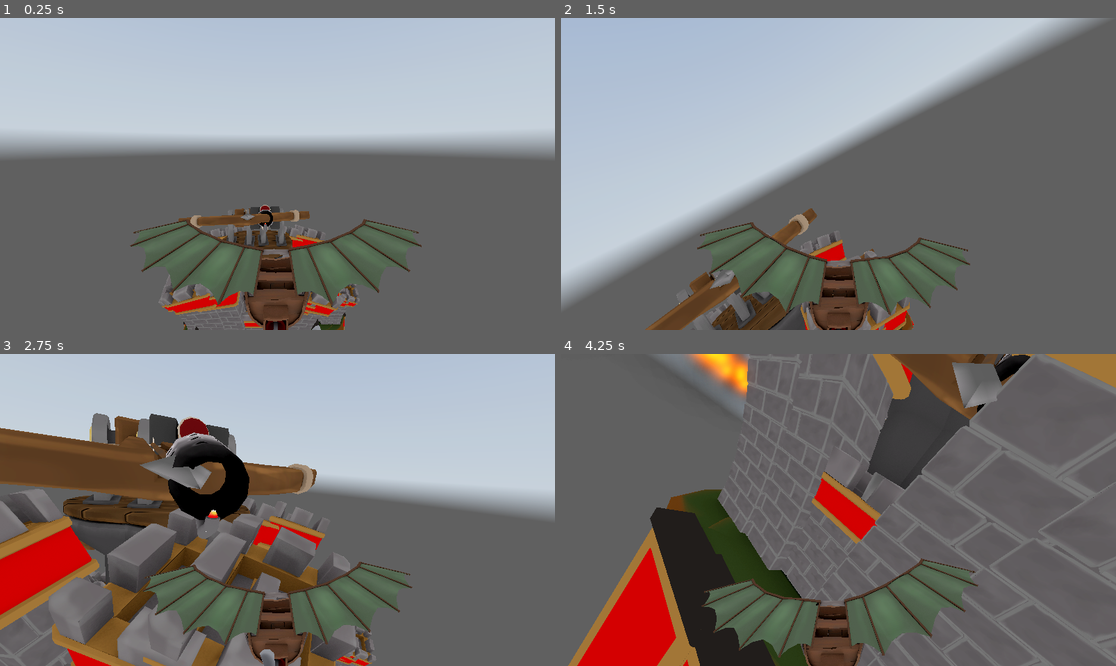
Above: before the commit, frames 1-4 (two rows, left to right).
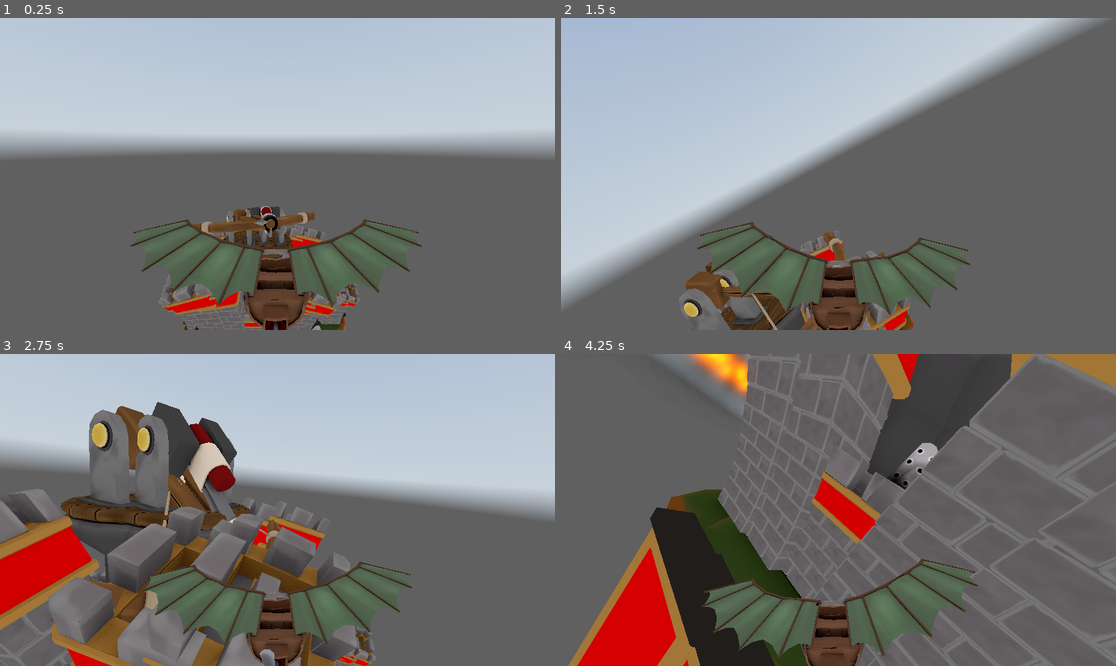
Above: after the commit, the same moments.

Repository: SimDubz/godot_gamejam_01
Game: Godot game, scene res://scenes/playground.tscn
Two runs of this game, one before a commit and one after it. Both use one fixed random seed, a clock stepped at 60 frames per second and the inputs below. This scene is started directly instead of the project's main scene. A sky picture missing from this copy of the repository is replaced by a grey-blue gradient.
Inputs (mouse positions are in pixels of both pictures, inside the frame that each line leads up to):
- Up to frame 1 (0.25 s): no input
- Up to frame 2 (1.5 s): tap Enter (ui_accept) at 0.5, 0.77 s; move the mouse to (832, 180) at 0.52 s; hold E (rotate_right) from 0.53 s (still down); move the mouse to (877, 177) at 1.27 s
- Up to frame 3 (2.75 s): tap Enter (ui_accept) at 1.52 s; move the mouse to (233, 506) at 2.02 s; release E (rotate_right) at 2.03 s; hold Q (rotate_left) from 2.03 s (still down)
- Up to frame 4 (4.25 s): keep holding Q (rotate_left); move the mouse to (844, 510) at 2.77 s; tap Enter (ui_accept) at 3.02, 3.77 s; move the mouse to (816, 503) at 3.52 s

The runs differ from the first frame. In frame 1, 1.0% of the frame differs, in the area x 32-57%, y 59-77%; in frame 2, 2.4%; in frame 3, 12%, in the area x 0-65%, y 15-88%; in frame 4, 3.3%.

Commit message:
Adding prediction to aim

Diff:
--- a/scripts/castle_base.gd
+++ b/scripts/castle_base.gd
@@ -28,6 +28,20 @@
 	if aim_enabled:
 		aim_player(aim_speed * delta)
 
+func get_future_player_position(
+	player_position: Vector3,
+	player_velocity: Vector3,
+	projectile_speed: float) -> Vector3:
+	""""""
+
+	var distance_to_player = player_position.distance_to(pivot_weapon.global_transform.origin)
+	var time_to_hit = distance_to_player / projectile_speed
+	var future_position = player_position + player_velocity * time_to_hit
+
+	# Additional refinements based on player's current action, acceleration, etc.
+
+	return future_position
+
 func enable_aim(body):
 	player_body = body
 	aim_enabled = true
@@ -38,6 +52,8 @@
 	var distance = aim_start.global_transform.origin.distance_to(player_body.global_transform.origin)
 	if distance > aim_limit:
 		return
-	aim_start.look_at(player_body.global_transform.origin, Vector3.FORWARD)
+	var player_velocity = player_body.velocity
+	var target_pos = get_future_player_position(player_body.global_transform.origin, player_velocity, 50)
+	aim_start.look_at(target_pos, Vector3.FORWARD)
 	pivot_weapon.global_rotation_degrees.x = aim_start.global_rotation_degrees.x *-1
 	tower_pivot.global_rotation_degrees.y = aim_start.global_rotation_degrees.y + 180
